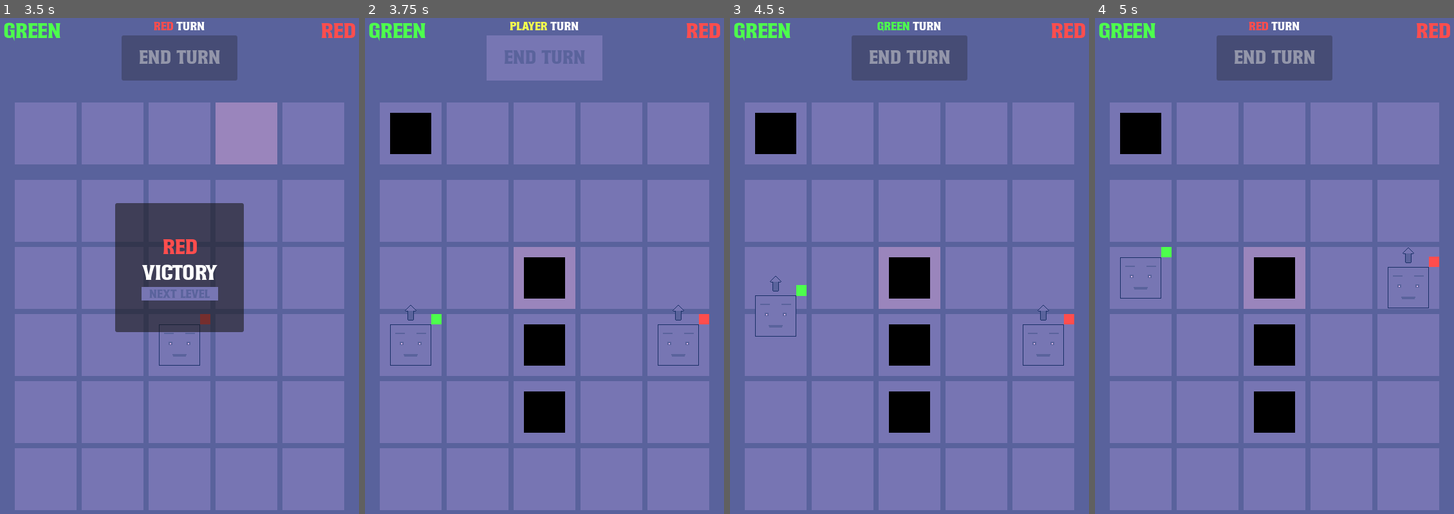
Above: before the commit, frames 1-4 (left to right).
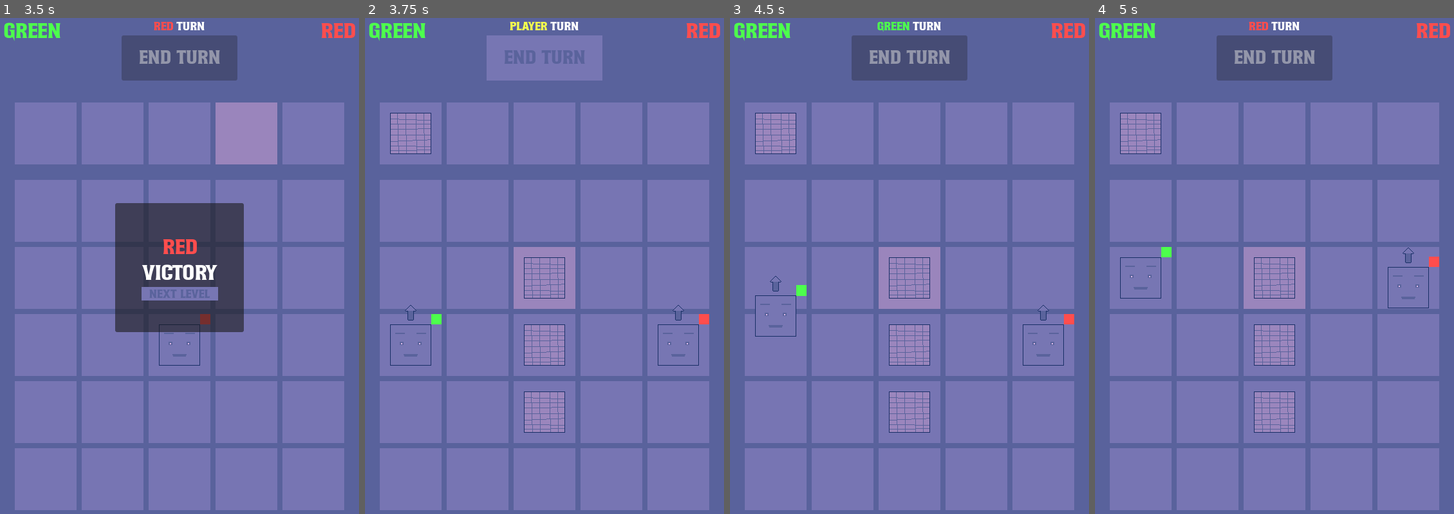
Above: after the commit, the same moments.

Repository: frostblooded/influencer
Game: Godot game, scene res://scenes/levels/level_1.tscn
Same seed, same stepped clock (60 frames per second), same inputs: the game is played once before the commit and once after it.
Inputs (mouse positions are in pixels of both pictures, inside the frame that each line leads up to):
- Up to frame 1 (3.5 s): click "End turn" at 0.5 s; drag from (46, 132) to (179, 132) at 1.27 s; click "End turn" at 2 s; drag from (111, 132) to (247, 132) at 2.77 s
- Up to frame 2 (3.75 s): click "next level" at 3.5 s
- Up to frame 3 (4.5 s): click "End turn" at 4.25 s
- Up to frame 4 (5 s): no input

Frame 1 is identical in both runs. In frame 2, 3.8% of the frame differs, in the area x 6-56%, y 19-84%; in frame 3, 3.8%; in frame 4, 3.8%.

Commit message:
Add particles when unit crashes into rock

Diff:
--- a/scenes/items/rock_item.tscn
+++ b/scenes/items/rock_item.tscn
@@ -1,15 +1,35 @@
-[gd_scene load_steps=4 format=3 uid="uid://c0ri27pmwche4"]
+[gd_scene load_steps=6 format=3 uid="uid://c0ri27pmwche4"]
 
 [ext_resource type="PackedScene" uid="uid://d243sqiodghwd" path="res://scenes/items/item.tscn" id="1_o63f2"]
+[ext_resource type="Texture2D" uid="uid://vjp7n6mvranj" path="res://assets/rock.png" id="2_aqd41"]
+[ext_resource type="Script" path="res://scripts/rock_item.gd" id="2_l3sva"]
 
-[sub_resource type="Gradient" id="Gradient_60wpy"]
-offsets = PackedFloat32Array(1)
-colors = PackedColorArray(0, 0, 0, 1)
+[sub_resource type="Curve" id="Curve_vcptq"]
+_data = [Vector2(0, 1), 0.0, 0.0, 0, 0, Vector2(1, 0), 0.0, 0.0, 0, 0]
+point_count = 2
 
-[sub_resource type="GradientTexture1D" id="GradientTexture1D_gdsk1"]
-gradient = SubResource("Gradient_60wpy")
+[sub_resource type="Gradient" id="Gradient_l8q0c"]
+colors = PackedColorArray(0.607843, 0.52549, 0.741176, 1, 1, 1, 1, 1)
 
-[node name="RockItem" instance=ExtResource("1_o63f2")]
+[node name="RockItem" node_paths=PackedStringArray("particles") instance=ExtResource("1_o63f2")]
+script = ExtResource("2_l3sva")
+particles = NodePath("CPUParticles2D")
 
 [node name="Sprite2D" parent="." index="1"]
-texture = SubResource("GradientTexture1D_gdsk1")
+scale = Vector2(1, 1)
+texture = ExtResource("2_aqd41")
+
+[node name="CPUParticles2D" type="CPUParticles2D" parent="." index="3"]
+z_index = 50
+emitting = false
+one_shot = true
+explosiveness = 1.0
+gravity = Vector2(0, 0)
+initial_velocity_min = 250.0
+initial_velocity_max = 500.0
+angular_velocity_min = 20.0
+angular_velocity_max = 100.0
+scale_amount_min = 5.0
+scale_amount_max = 10.0
+scale_amount_curve = SubResource("Curve_vcptq")
+color_ramp = SubResource("Gradient_l8q0c")
--- a/scripts/globals/enums.gd
+++ b/scripts/globals/enums.gd
@@ -36,3 +36,16 @@
             return Direction.Right
 
     return Direction.None
+
+static func get_reverse_direction(direction: Direction) -> Direction:
+    match (direction):
+        Direction.Right:
+            return Direction.Left
+        Direction.Bottom:
+            return Direction.Top
+        Direction.Left:
+            return Direction.Right
+        Direction.Top:
+            return Direction.Bottom
+
+    return Direction.None
--- a/scripts/item.gd
+++ b/scripts/item.gd
@@ -17,3 +17,6 @@
 func is_placed_in_world() -> bool:
     var item_state: ItemState = state_machine.current_state as ItemState
     return item_state.is_placed_in_world()
+
+func on_unit_crash(_unit_move_direction: Enums.Direction) -> void:
+    pass
--- /dev/null
+++ b/scripts/rock_item.gd
@@ -0,0 +1,9 @@
+class_name RockItem
+extends Item
+
+@export var particles: CPUParticles2D
+
+func on_unit_crash(unit_move_direction: Enums.Direction) -> void:
+    var direction: Enums.Direction = Enums.get_reverse_direction(unit_move_direction)
+    particles.direction = Enums.direction_to_vec2(direction)
+    particles.restart()
--- a/scripts/unit.gd
+++ b/scripts/unit.gd
@@ -107,7 +107,7 @@
             else:
                 var other_cell_item: Item = other_cell_containee as Item
                 if other_cell_item:
-                    await play_crash_animation(planned_move_target)
+                    await play_crash_animation(planned_move_target, other_cell_item)
                     return
 
         var tween: Tween = create_tween()
@@ -118,7 +118,7 @@
 
     reset_planning()
 
-func play_crash_animation(unmovable_cell: GridCell) -> void:
+func play_crash_animation(unmovable_cell: GridCell, unmovable_cell_item: Item) -> void:
     var initial_position: Vector2 = global_position
     var half_move: Vector2 = (unmovable_cell.global_position - initial_position) / 2
     var half_goal: Vector2 = initial_position + half_move
@@ -127,6 +127,8 @@
     go_tween.tween_property(self, "global_position", half_goal, move_duration / 2)
     go_tween.tween_callback(animated_sprite_2d.play.bind("crash"))
     await go_tween.finished
+
+    unmovable_cell_item.on_unit_crash(_planned_move_direction)
 
     var rotation_tween: Tween = create_tween()
     rotation_tween.tween_property(self, "rotation", -0.1, move_duration / 6)
Binary file changed: assets/piston.aseprite
Binary file changed: assets/piston.png
Binary file added: assets/rock.aseprite
Binary file added: assets/rock.png
Not shown, added: assets/rock.png.import
